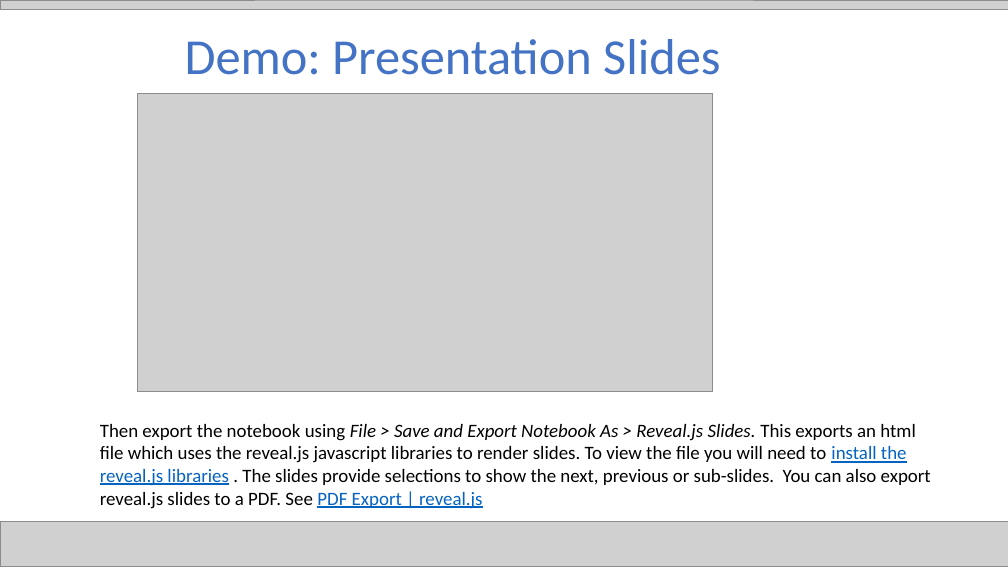
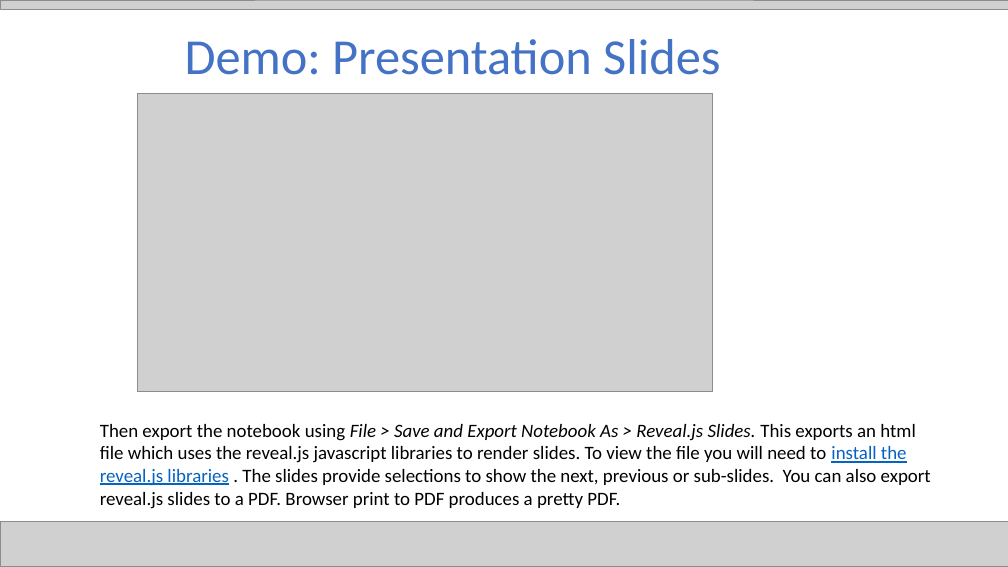
Before and after one commit to jgunderson/presentations, a slide deck: slide 31 of JupyterHub Collaboration.pptx (slide 28 before the commit). Drawn at 1008x567 pixels with LibreOffice and Linux fonts; fonts in the diff are those of the drawing; grey boxes stand for pictures. Boxes give left, top, right and bottom in pixels: in the first picture for what was removed or moved away, otherwise in the second. Text is boxed around its words. In the diff, an @@ line names an element or a change of style, - is before the commit and + after.

```diff
--- a/JupyterHub Collaboration.pptx
+++ b/JupyterHub Collaboration.pptx
@@ text at (100,424,931,509): text changed @@
-Then export the notebook using File > Save and Export Notebook As > Reveal.js Slides. This exports an html file which uses the reveal.js javascript libraries to render slides. To view the file you will need to install the reveal.js libraries . The slides provide selections to show the next, previous or sub-slides. You can also export reveal.js slides to a PDF. See PDF Export | reveal.js
+Then export the notebook using File > Save and Export Notebook As > Reveal.js Slides. This exports an html file which uses the reveal.js javascript libraries to render slides. To view the file you will need to install the reveal.js libraries . The slides provide selections to show the next, previous or sub-slides. You can also export reveal.js slides to a PDF. Browser print to PDF produces a pretty PDF.
```
Also in this commit, not shown: 13 other slides changed, 4 slides added, 1 slide removed.
